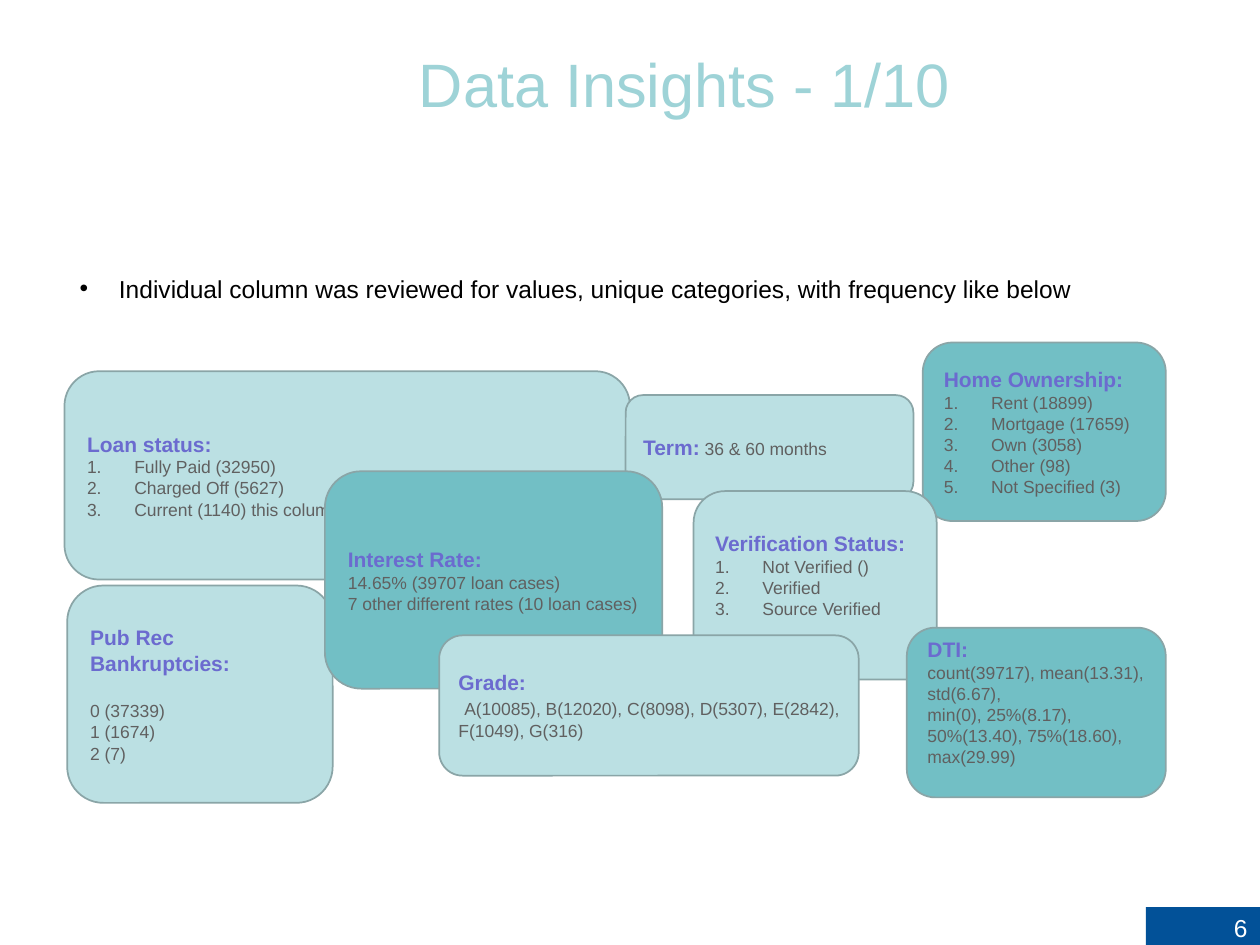
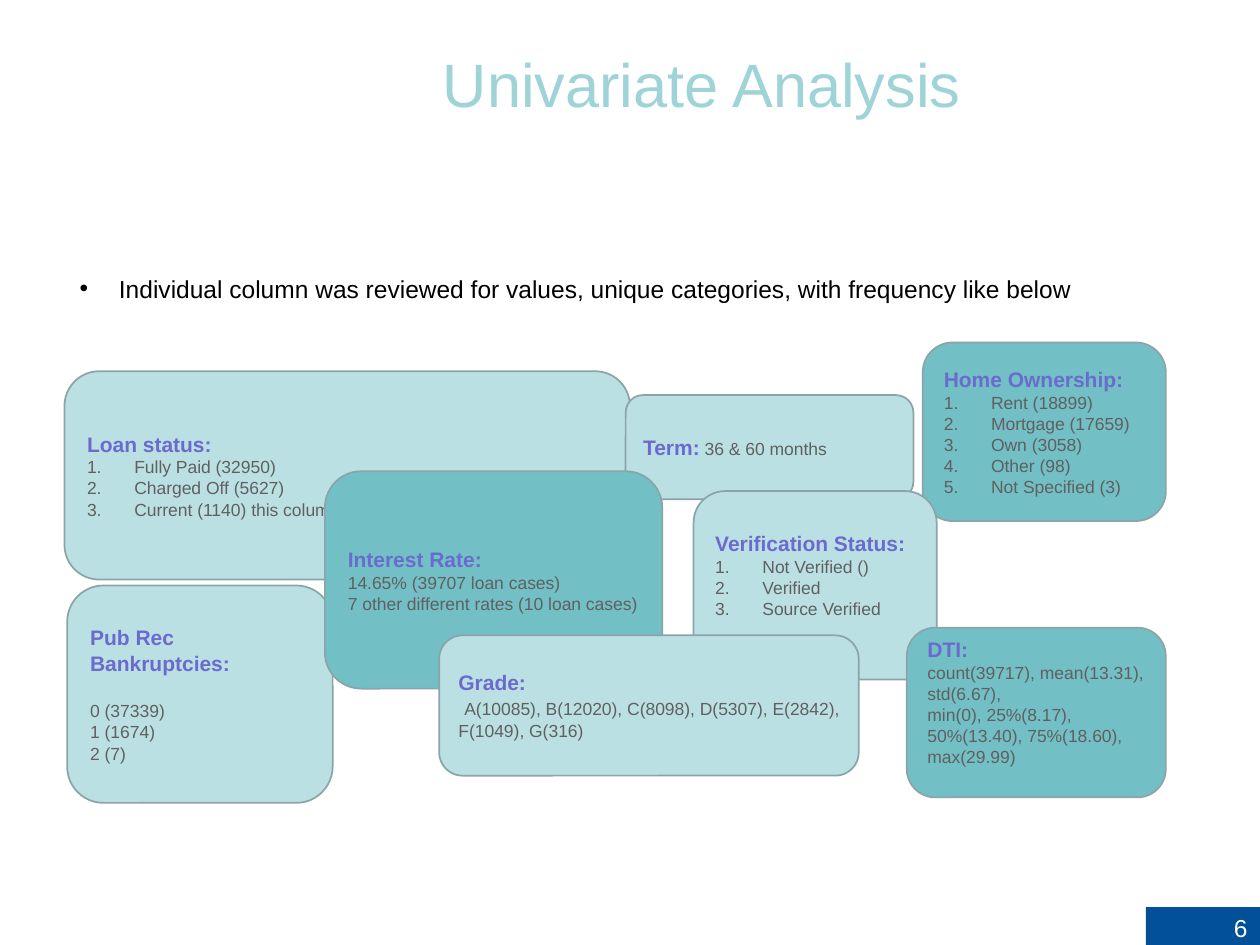
Before and after one commit to RujDha/LendingClub-CaseStudy, a slide deck: slide 6 of LeandingClub-CaseStudy.pptx. Drawn at 1260x945 pixels with LibreOffice and Linux fonts; fonts in the diff are those of the drawing; background and template pictures are left out. Boxes give left, top, right and bottom in pixels: in the first picture for what was removed or moved away, otherwise in the second. Text is boxed around its words. In the diff, an @@ line names an element or a change of style, - is before the commit and + after.

```diff
--- a/LeandingClub-CaseStudy.pptx
+++ b/LeandingClub-CaseStudy.pptx
@@ title at [443,63,960,118]: text changed @@
-Data Insights - 1/10
+Univariate Analysis
```
Also in this commit, not shown: 12 other slides changed, 2 other files.
